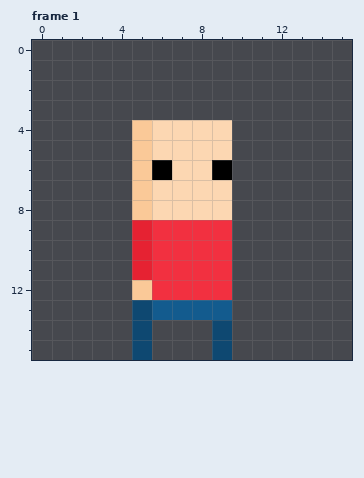
A pixel-art file gets an edit: assets/character.ase. The picture above was drawn from the file before the commit.
16x16 pixels, 2 frames. Shown: frame 1. The commit also changed other frames, which this record leaves out.
The result:
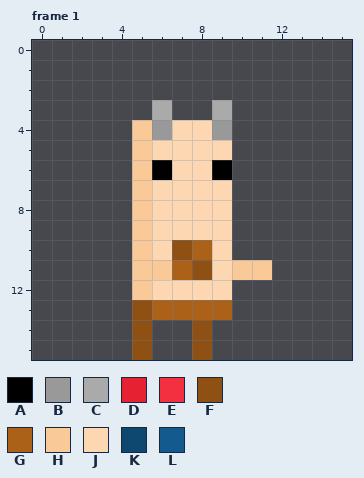
Palette (. is transparent): A #000000  B #999999  C #aaaaaa  D #e62232  E #f23040  F #8e5113  G #ab6218  H #fac998  J #fcd7b2  K #0e4871  L #135b8e
Change:
Frame 1:
The edit turns colour J into colour B in row 4 at x 6 and 9.
There is now colour C in row 3 at x 6 and 9.
There is now colour F in rows 14 to 15 at x 8.
The edit turns colour E into colour F in row 10 at x 7; in row 11 at x 8.
The edit turns colour K into colour F in rows 13 to 15 at x 5.
The edit turns colour E into colour G in row 10 at x 8; in row 11 at x 7.
The edit turns colour L into colour G in row 13 at x 6 to 9.
There is now colour H in row 11 at x 10 to 11.
The edit turns colour D into colour H in rows 9 to 11 at x 5.
The edit turns colour E into colour H in row 11 at x 6.
The edit turns colour E into colour J in row 9 at x 6 to 9; in row 10 at x 6 and 9; in row 11 at x 9; in row 12 at x 6 to 9.
Colour K is removed in rows 14 to 15 at x 9.
Where, in picture pixels (left, top, right, bottom), the same in both pictures:
changed: (152, 100, 232, 140)
changed: (132, 220, 272, 360)
